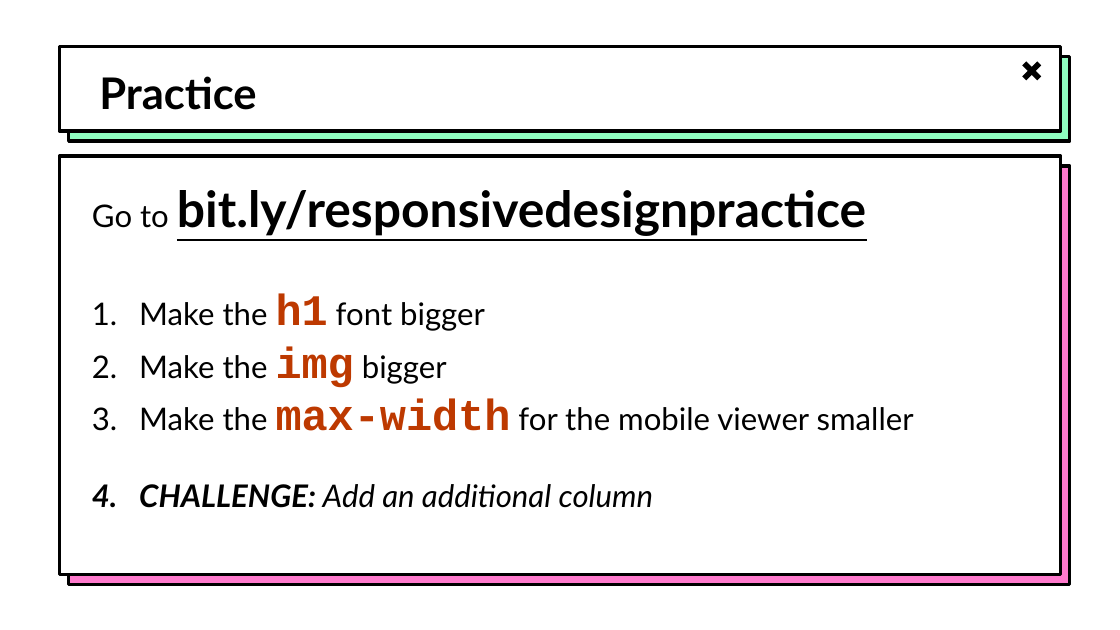
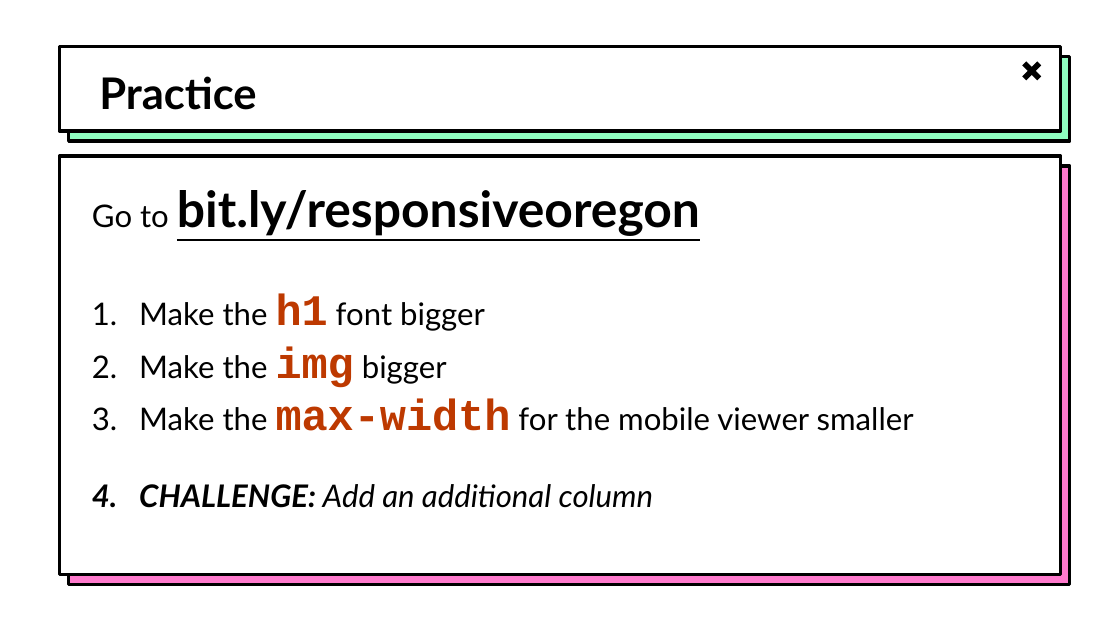
Before and after one commit to hytechclub/web-101, a slide deck: slide 5 of Week08/ResponsiveDesign.pptx. Drawn at 1120x630 pixels with LibreOffice and Linux fonts; fonts in the diff are those of the drawing; background and template pictures are left out. Boxes give left, top, right and bottom in pixels: in the first picture for what was removed or moved away, otherwise in the second. Text is boxed around its words. In the diff, an @@ line names an element or a change of style, - is before the commit and + after.

Commit message:
fix responsive design practice using replit

```diff
--- a/Week08/ResponsiveDesign.pptx
+++ b/Week08/ResponsiveDesign.pptx
@@ text at [92,190,700,236]: text changed @@
-Go to bit.ly/responsivedesignpractice
+Go to bit.ly/responsiveoregon
```
